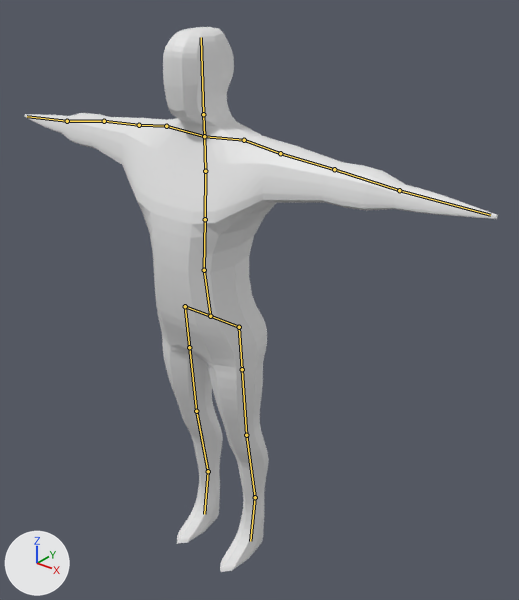
A saved change to the Blender file Assets/Charakter/Human second try 1.blend.
Camera for both pictures: a 50 mm lens placed at (1.307, -1.401, 1.873), pointed at (0.095, 0.115, 0.933). Lighting does not change. The marker at lower left points along +X, +Y and +Z. The bones that bend it are drawn over the model as lines.
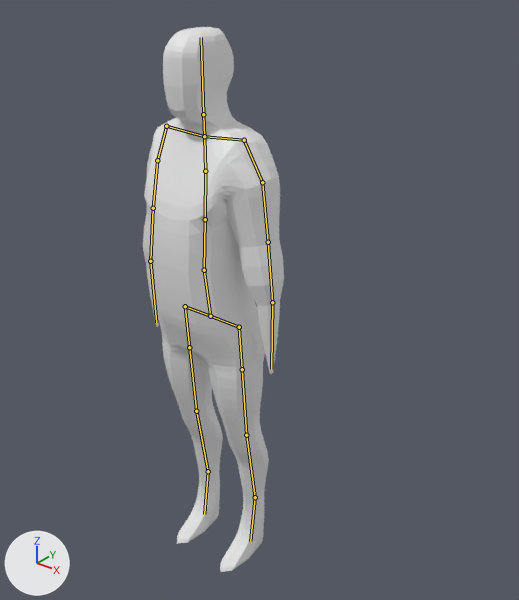
The newer file adds an action. The first version stands in its rest pose; the second is drawn at frame 0 of the action 'ArmatureAction'.

What the commit changed:
Bone 'Bone.003' (bone_bone_003) turns from (0, 0, 0) to (-60, 0, 0) degrees about its own x, y and z.
Bone 'Bone.007' (bone_bone_007) turns from (0, 0, 0) to (-14, 0, 0) degrees about its own x, y and z.
Bone 'Bone.012' (bone_bone_012) turns from (0, 0, 0) to (-14, 0, 0) degrees about its own x, y and z.
Bone 'Bone.004' (bone_bone_004) turns from (0, 0, 0) to (-51, 0, 0) degrees about its own x, y and z.
Bone 'Bone.008' (bone_bone_008) turns from (0, 0, 0) to (-28, 0, 0) degrees about its own x, y and z.
Bone 'Bone.011' (bone_bone_011) turns from (0, 0, 0) to (-8, 0, 0) degrees about its own x, y and z.

Where the change shows, as pixel boxes [x1, y1, x2, y2] in the pictures (519 x 600 px):
'Cube', posed (70% narrower)
    before: [24, 27, 498, 572]
    after: [143, 27, 284, 572]
bone 'Bone.003', root to tip
    before: (166, 126) to (139, 125)
    after: (166, 126) to (157, 160)
bone 'Bone.007', root to tip
    before: (139, 125) to (104, 121)
    after: (157, 160) to (153, 208)
bone 'Bone.012', root to tip
    before: (67, 121) to (27, 116)
    after: (150, 261) to (156, 322)
bone 'Bone.004', root to tip
    before: (244, 140) to (280, 153)
    after: (244, 140) to (262, 182)
bone 'Bone.008', root to tip
    before: (280, 153) to (334, 169)
    after: (262, 182) to (268, 242)
bone 'Bone.011', root to tip
    before: (399, 190) to (490, 215)
    after: (272, 302) to (271, 369)
